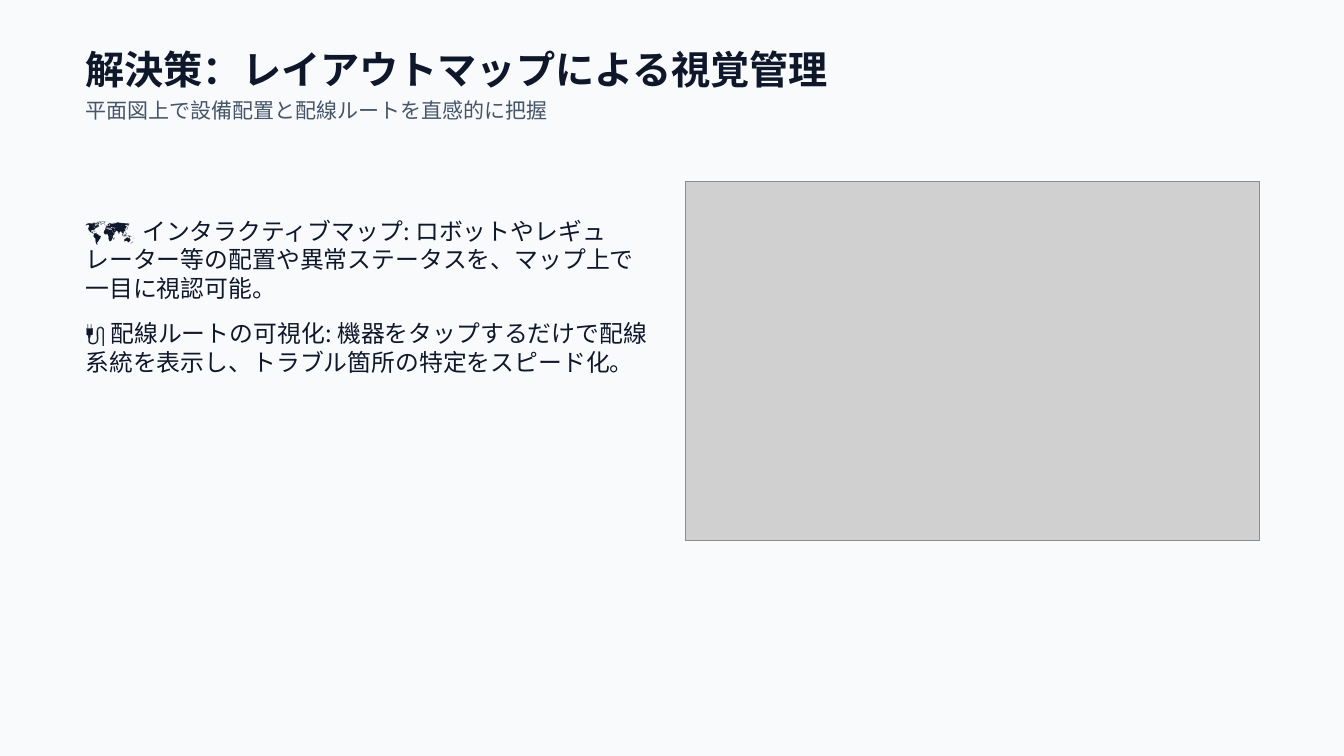
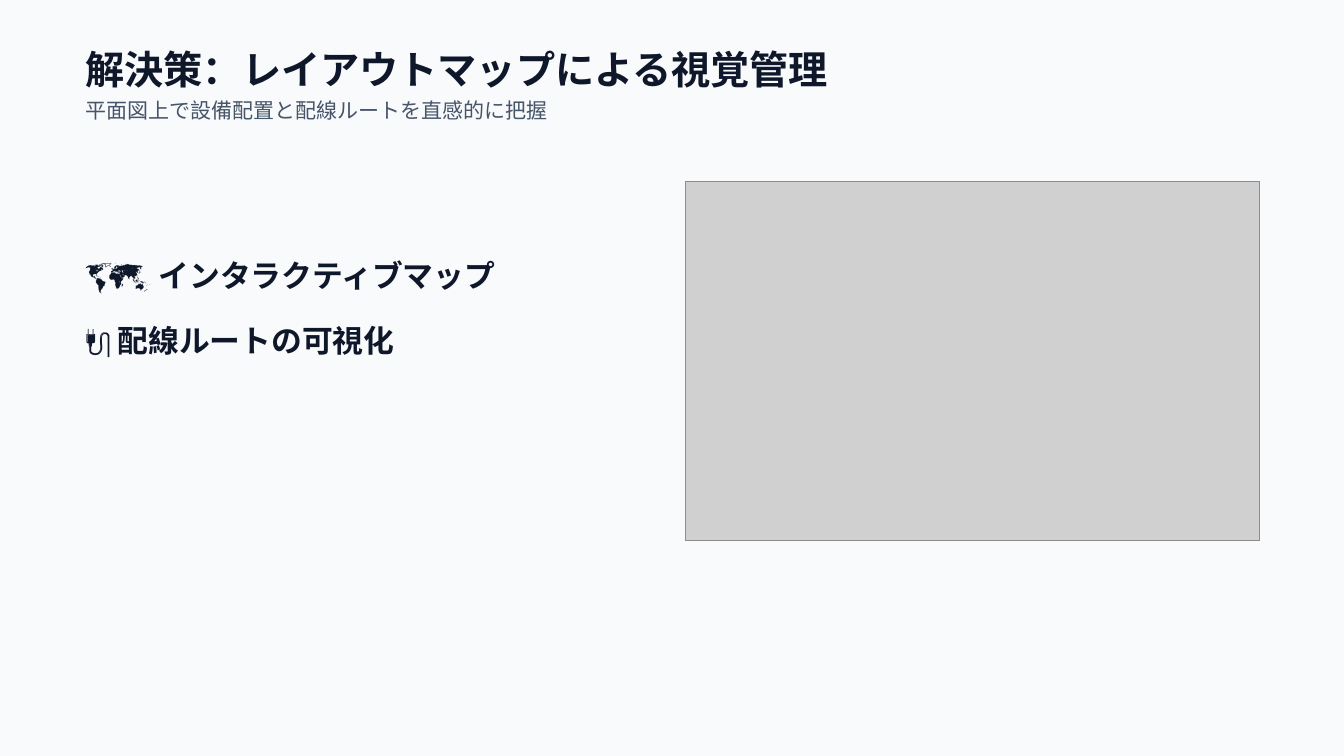
Before and after one commit to markjosephdsgatdula-dotcom/seibi-app-presentation, a slide deck: slide 6 of seibi_presentation.pptx. Drawn at 1344x756 pixels with LibreOffice and Linux fonts; fonts in the diff are those of the drawing; grey boxes stand for pictures. Boxes give left, top, right and bottom in pixels: in the first picture for what was removed or moved away, otherwise in the second. Text is boxed around its words. In the diff, an @@ line names an element or a change of style, - is before the commit and + after.

```diff
--- a/seibi_presentation.pptx
+++ b/seibi_presentation.pptx
@@ text at [118,260,495,355]: text changed; size 17 to 22 pt; bold on @@
-🗺️ インタラクティブマップ: ロボットやレギュレーター等の配置や異常ステータスを、マップ上で一目に視認可能。
-🔌 配線ルートの可視化: 機器をタップするだけで配線系統を表示し、トラブル箇所の特定をスピード化。
+🗺️ インタラクティブマップ
+🔌 配線ルートの可視化
```
Also in this commit, not shown: 7 other slides changed, 18 other files.
